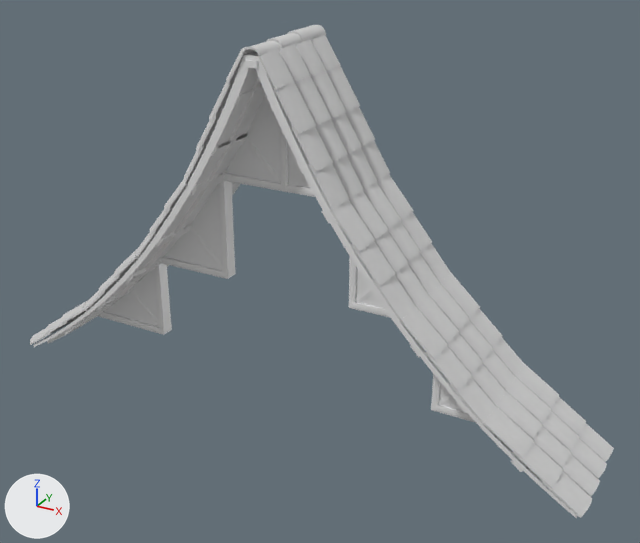
A saved change to the FBX model Assets/Models/Tileset_Casa/L_Roof_Frame_Wood.fbx.
One viewpoint serves both versions: a camera (50 mm lens) standing at (40.6, -21.1, 14.8) and looking at (29.0, 0.0, 4.2). Every picture has the same lights, and +X, +Y and +Z are marked at lower left. Where no turn or scale is listed for an object, it has been applied to the vertices. Vertices at the same position are counted once.
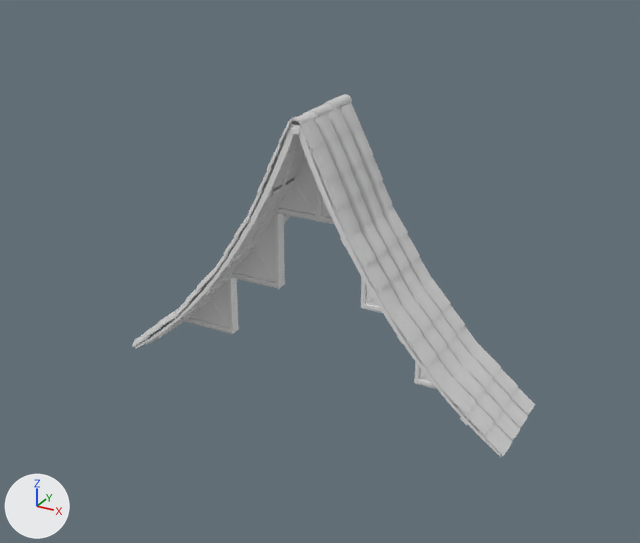
What changed in the scene script:
```text
Change me_cube_059:
    where me_cube_059.from_pydata(...)  # 63 vertices, 44 faces; spans x 19.89..23.11, y -0.23..0.23, z 0.72..3.45
    used by ob_cube_024; location = (0.0, 0.0, 0.0)
    me_cube_059 part 1: the whole mesh is scaled about its middle by (0.652, 0.826, 0.754), then moved by (3.36, 0.0, 0.38)
Change me_cube_061:
    where me_cube_061.from_pydata(...)  # 66 vertices, 52 faces; spans x 22.92..25.85, y -0.23..0.23, z 3.39..6.8
    used by ob_cube_031; location = (0.0, 0.0, 0.0)
    me_cube_061 part 10: the whole mesh is scaled about its middle by (0.652, 0.826, 0.754), then moved by (2.36, 0.0, -0.36)
Change me_cube_072:
    where me_cube_072.from_pydata(...)  # 540 vertices, 631 faces; spans x 19.9..36.1, y -1.8..1.7, z 0.6..10.6
    used by ob_cube_032; location = (0.0, 0.0, 0.0)
    me_cube_072 part 9: the whole mesh is scaled about its middle by (0.652, 0.826, 0.754), then moved by (1.1, 0.0, -0.5)
Change me_cube_074:
    where me_cube_074.from_pydata(...)  # 115 vertices, 88 faces; spans x 25.55..30.36, y -0.25..0.23, z 6.62..10.65
    used by ob_cube_023; location = (0.0, 0.0, 0.0)
    me_cube_074 part 2: the loose piece of 16 vertices spanning x 27.98..29.52, y -0.18..0.16, z 6.62..8.16 is scaled about its middle by (0.652, 0.826, 0.754), then moved by (0.84, 0.0, -0.92)
    me_cube_074 part 3: the loose piece of 23 vertices spanning x 27.96..30.36, y -0.24..0.22, z 6.62..6.83 is scaled about its middle by (0.652, 0.826, 0.754), then moved by (0.7, 0.0, -0.76)
    me_cube_074 part 4: the loose piece of 36 vertices spanning x 27.86..28.07, y -0.25..0.23, z 6.62..10.65 is scaled about its middle by (0.652, 0.826, 0.754), then moved by (1.12, 0.0, -1.23)
    me_cube_074 part 5: the loose piece of 16 vertices spanning x 26.41..27.98, y -0.18..0.16, z 6.62..8.19 is scaled about its middle by (0.652, 0.826, 0.754), then moved by (1.38, 0.0, -0.93)
    me_cube_074 part 6: the loose piece of 23 vertices spanning x 25.55..27.96, y -0.24..0.22, z 6.62..6.83 is scaled about its middle by (0.652, 0.826, 0.754), then moved by (1.53, 0.0, -0.76)
Change me_cube_068:
    where me_cube_068.from_pydata(...)  # 129 vertices, 96 faces; spans x 30.1..36.08, y -0.23..0.23, z 0.72..6.8
    used by ob_cube_012; location = (0.0, 0.0, 0.0)
    me_cube_068 part 7: the whole mesh is scaled about its middle by (0.652, 0.826, 0.754), then moved by (-0.67, 0.0, -0.03)
Change me_cube_010:
    where me_cube_010.from_pydata(...)  # 6108 vertices, 6128 faces; spans x 18.1..37.8, y -1.8..1.8, z -0.2..11.1
    used by ob_l_roof_tiles_001; location = (0.0, 0.0, 0.0)
    me_cube_010 part 8: the whole mesh is scaled about its middle by (0.652, 0.826, 0.754), then moved by (1.1, 0.0, -0.4)
Change me_cube_021:
    where me_cube_021.from_pydata(...)  # 947 vertices, 983 faces; spans x 18.4..37.5, y -1.7..1.7, z -0.5..10.7
    used by ob_l_roof_frame_wood; location = (0.0, 0.0, 0.0)
    me_cube_021 part 11: the whole mesh is scaled about its middle by (0.652, 0.826, 0.754), then moved by (1.1, 0.0, -0.4)
```

Boxes (x1, y1, x2, y2) around the edits, measured in the pictures (640 x 543 px; the box of a moved part takes in the faces that stretch with it):
'L_Roof_Tiles.001', mesh rescaled (31% narrower, 27% shorter)
    before: (30, 25, 614, 518)
    after: (133, 94, 535, 456)
'L_Roof_Frame_Wood', mesh rescaled (33% narrower, 26% shorter)
    before: (34, 38, 578, 518)
    after: (135, 104, 501, 457)
'Cube.031', mesh rescaled (29% narrower, 23% shorter)
    before: (161, 180, 236, 279)
    after: (232, 213, 285, 289)
'Cube.032', mesh rescaled (32% narrower, 28% shorter)
    before: (64, 60, 523, 472)
    after: (158, 128, 468, 425)
'Cube.024', mesh rescaled (27% narrower, 21% shorter)
    before: (98, 264, 172, 335)
    after: (185, 278, 239, 334)
'Cube.023', reshaped
    before: (223, 125, 315, 197)
    after: (277, 181, 334, 224)
'Cube.012', mesh rescaled (40% narrower, 32% shorter)
    before: (349, 257, 476, 423)
    after: (361, 277, 437, 389)
part 2 of me_cube_074, moved or reshaped
    before: (288, 172, 305, 186)
    after: (321, 210, 330, 217)
part 3 of me_cube_074, moved or reshaped
    before: (287, 185, 315, 197)
    after: (320, 216, 334, 224)
part 4 of me_cube_074, moved or reshaped
    before: (279, 125, 288, 192)
    after: (316, 183, 321, 222)
part 5 of me_cube_074, moved or reshaped
    before: (244, 137, 281, 183)
    after: (292, 181, 316, 215)
part 6 of me_cube_074, moved or reshaped
    before: (223, 174, 281, 191)
    after: (277, 208, 316, 221)
